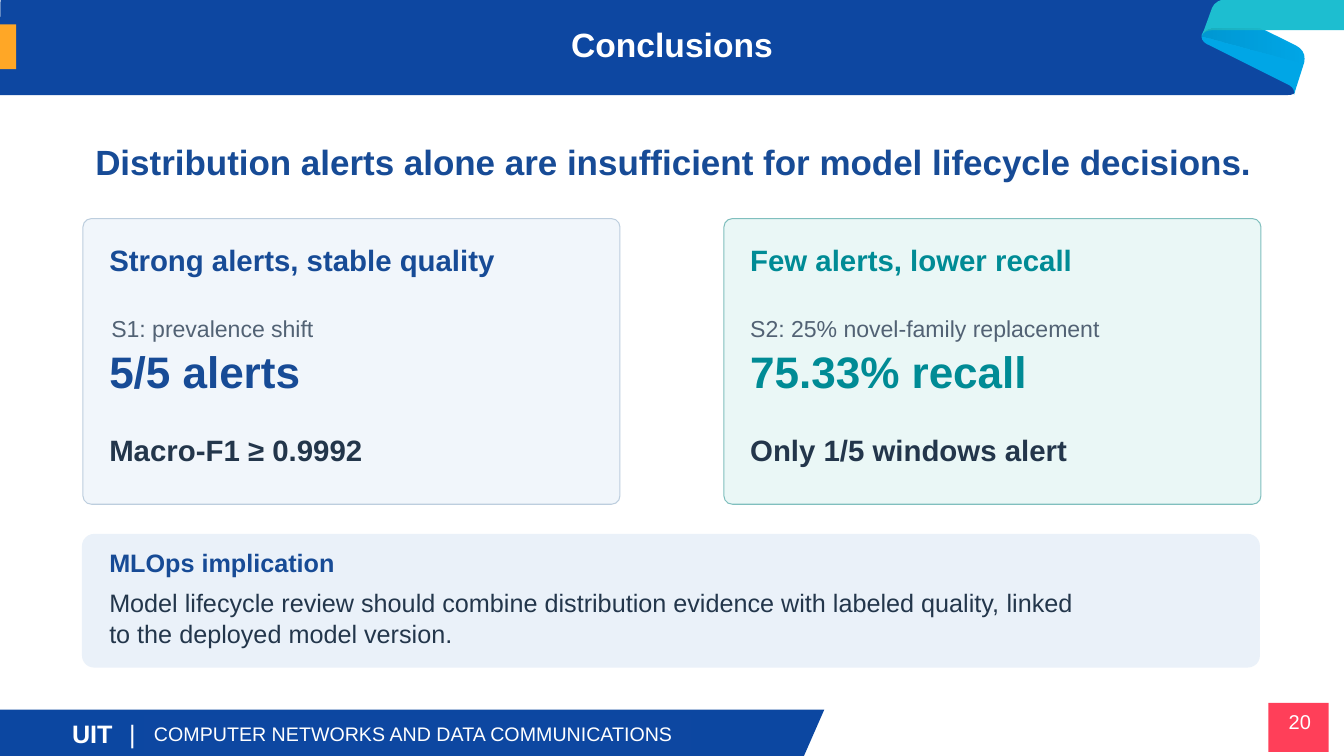
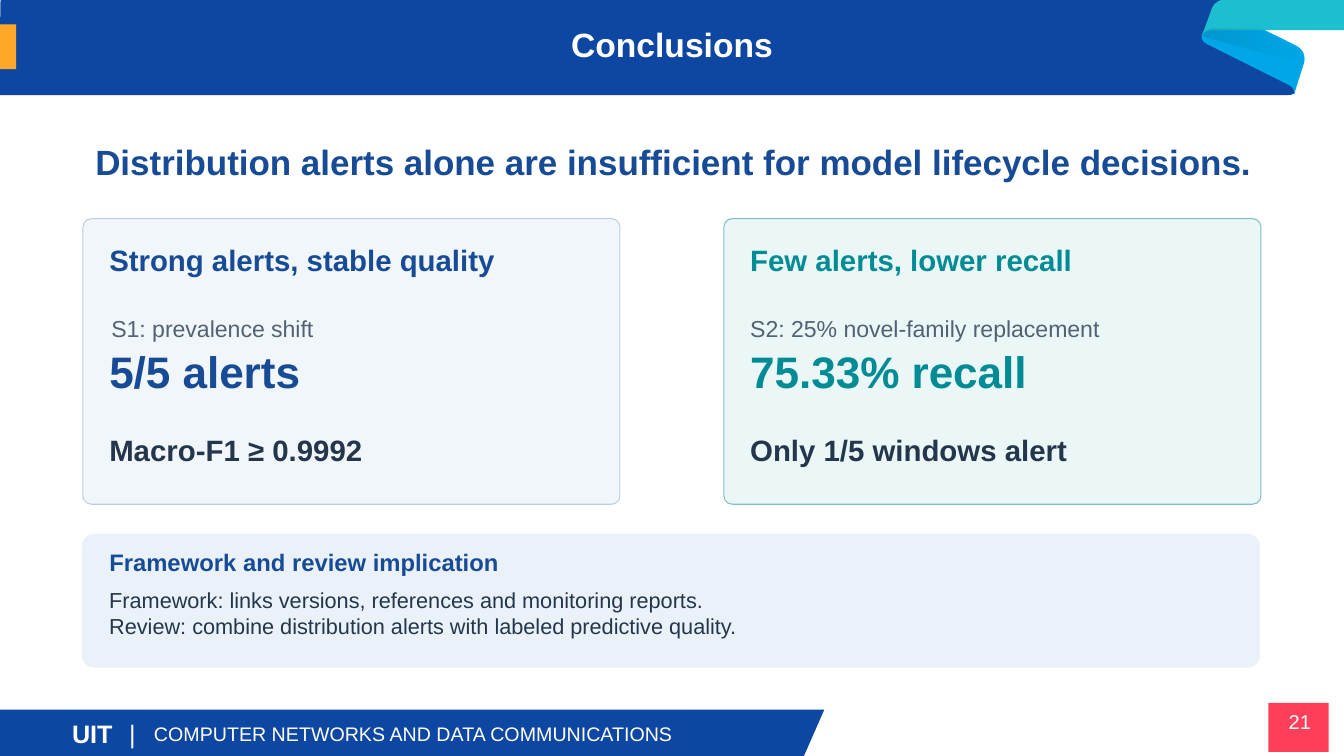
Before and after one commit to Viet-Hoang-2005/MLOps-paas-system, a slide deck: slide 21 of research/slide/CSONET_2026_Presentation.pptx (slide 20 before the commit). Drawn at 1344x756 pixels with LibreOffice and Linux fonts; fonts in the diff are those of the drawing; background and template pictures are left out. Boxes give left, top, right and bottom in pixels: in the first picture for what was removed or moved away, otherwise in the second. Text is boxed around its words. In the diff, an @@ line names an element or a change of style, - is before the commit and + after.

Commit message:
slide: Integrating an MLOps framework with an NIDS XGBoost case study

```diff
--- a/research/slide/CSONET_2026_Presentation.pptx
+++ b/research/slide/CSONET_2026_Presentation.pptx
@@ text at (x1=109, y1=553, x2=499, y2=576): text changed; size 18 to 17 pt @@
-MLOps implication
+Framework and review implication
@@ text at (x1=109, y1=592, x2=736, y2=639): text changed; size 18 to 15.5 pt @@
-Model lifecycle review should combine distribution evidence with labeled quality, linked to the deployed model version.
+Framework: links versions, references and monitoring reports.
+Review: combine distribution alerts with labeled predictive quality.
@@ text at (x1=1289, y1=715, x2=1311, y2=729): text changed @@
-20
+21
```
Also in this commit, not shown: 18 other slides changed, 1 slide added, 3 other files.
